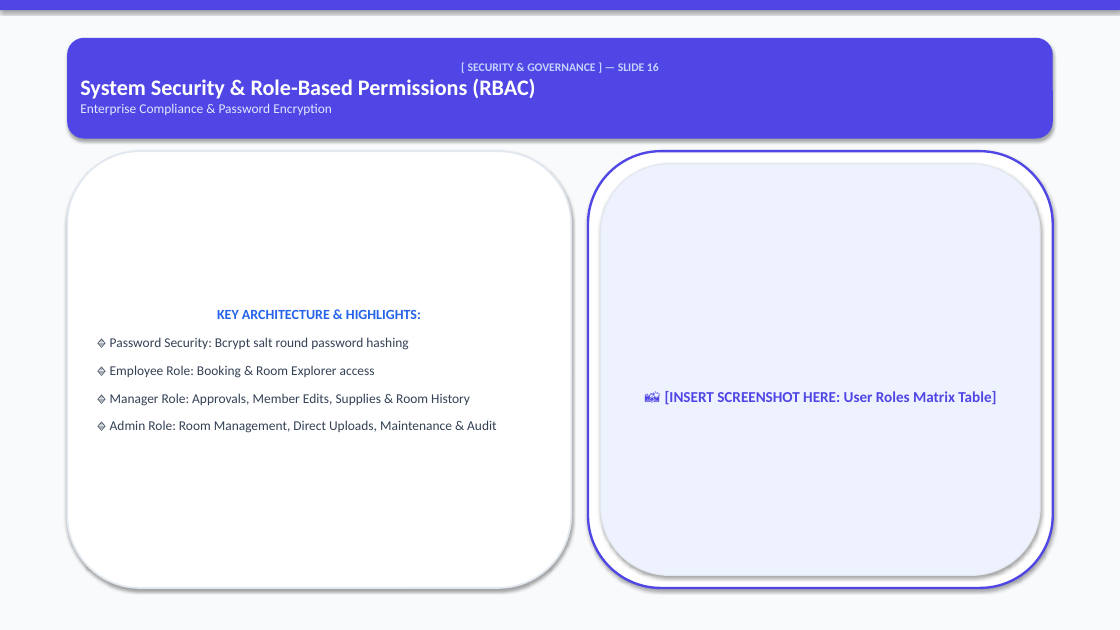
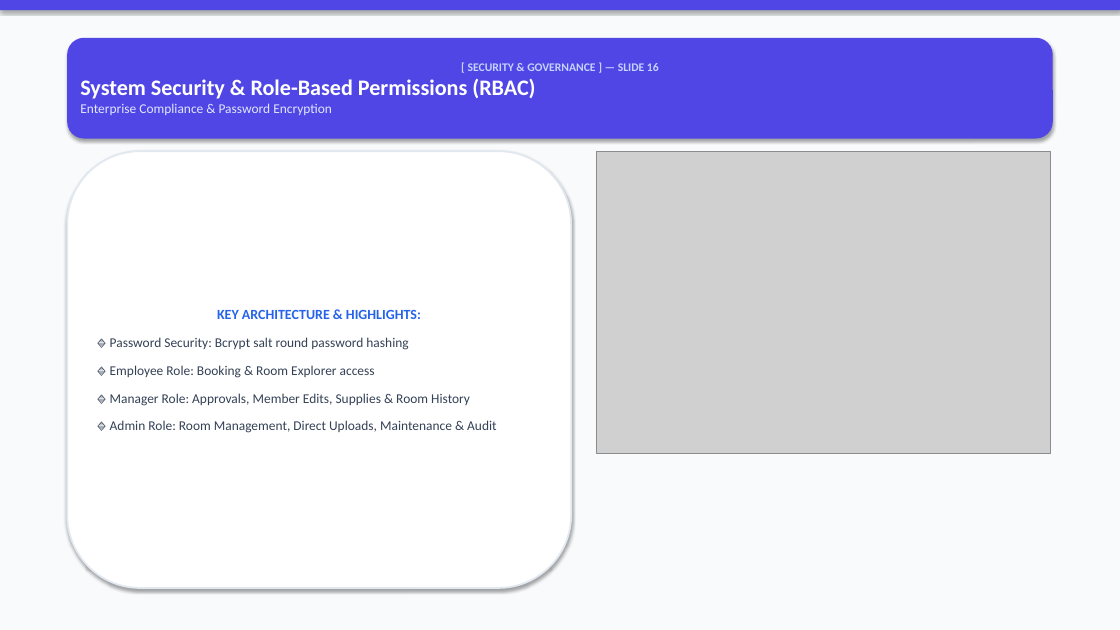
Before and after one commit to VishalMishraCSE/meeting-room-booking-system, a slide deck: slide 16 of document/PRESENTATION_DECK_SLIDES.pptx. Drawn at 1120x630 pixels with LibreOffice and Linux fonts; fonts in the diff are those of the drawing; grey boxes stand for pictures. Boxes give left, top, right and bottom in pixels: in the first picture for what was removed or moved away, otherwise in the second. Text is boxed around its words. In the diff, an @@ line names an element or a change of style, - is before the commit and + after.

Commit message:
docs: generate visual graphic cards and attach images directly onto EVERY slide (Slides 1-18) in PowerPoint deck

```diff
--- a/document/PRESENTATION_DECK_SLIDES.pptx
+++ b/document/PRESENTATION_DECK_SLIDES.pptx
@@ rounded rectangle removed at (588,151,1053,588) @@
@@ picture added at (597,151,1050,454) @@
@@ rounded rectangle removed at (601,164,1040,576) @@
-📸 [INSERT SCREENSHOT HERE: User Roles Matrix Table]
```
Also in this commit, not shown: 17 other slides changed, 17 other files.
